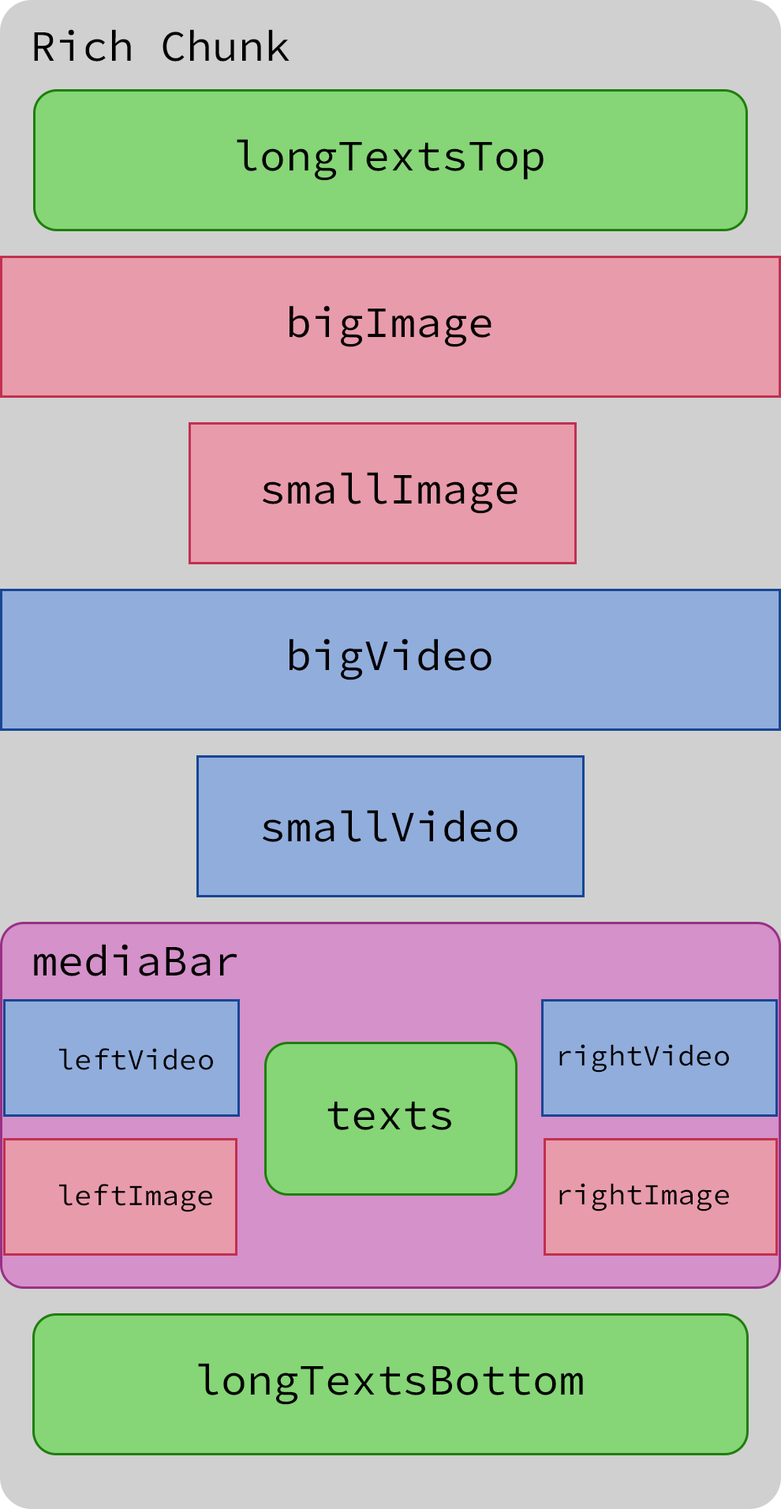
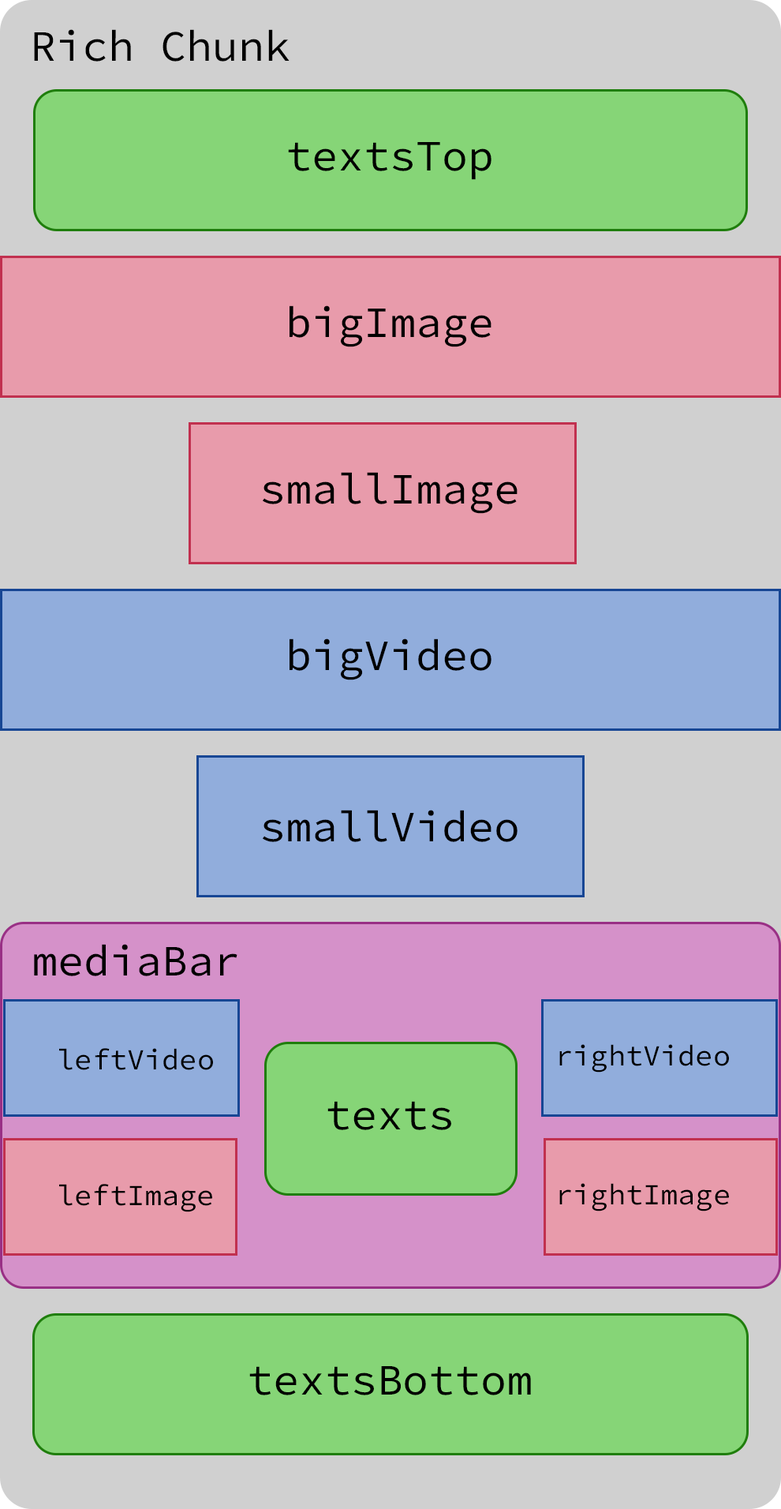
Layer changes from the first 781×1509 image to the second:
renamed "longTextsBottom" to "textsBottom", painted on it over [198, 1363, 584, 1406]
renamed "longTextsTop" to "textsTop", painted on it over [236, 138, 544, 181]
